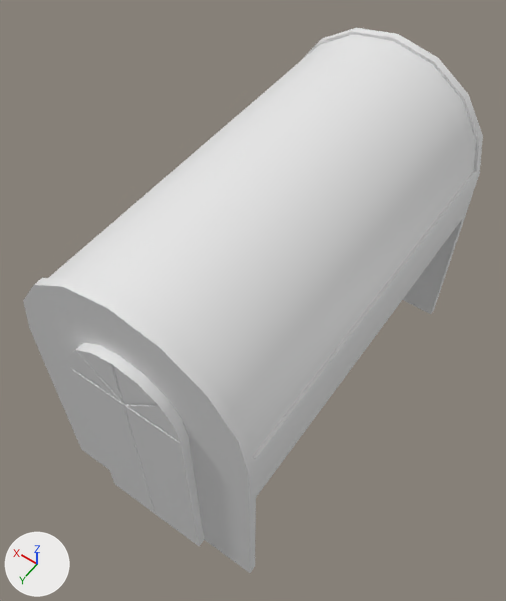
The FBX model Assets/_THALASSO/Art/Meshes/Environment/Props/SM_RaisedPatch.fbx: old version first, new version second.
The view is the same before and after, from a camera (50 mm lens) standing at (-0.844, 1.305, 2.485) and looking at (0.03, 0.081, 0.562). The lights are fixed; the arrows at lower left show +X, +Y and +Z. Where no turn or scale is listed for an object, it has been applied to the vertices.

The scene before the commit, as lines of its bpy script (objects in view):
```python
me_mesh = bpy.data.meshes.new('Mesh')
me_mesh.from_pydata(...)  # 294 vertices, 280 faces; spans x -0.4..0.4, y -0.73..0.73, z 0.0..1.2
me_mesh_001 = bpy.data.meshes.new('Mesh.001')
me_mesh_001.from_pydata(...)  # 18 vertices, 8 faces; spans x -0.384..0.384, y -0.67..0.67, z 0.827..1.19
ob_raisedpatch_frame = bpy.data.objects.new('RaisedPatch_Frame', me_mesh)
ob_raisedpatch_frame.location = (0.0, 0.0, 0.0)
ob_raisedpatch_glass = bpy.data.objects.new('RaisedPatch_Glass', me_mesh_001)
ob_raisedpatch_glass.location = (0.0, 0.0, 0.0)
```
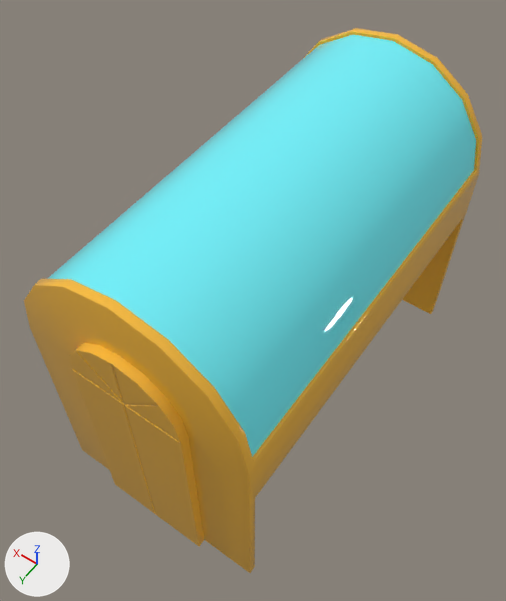
What changed in the scene script:
```text
Add mat_m_medium:
    mat_m_medium = principled_material('M_Medium')
    mat_m_medium.base_color = (0.951, 0.503, 0.0424)  # orange #f9bc3a
    mat_m_medium.roughness = 0.0
Add mat_m_glass:
    mat_m_glass = principled_material('M_Glass')
    mat_m_glass.base_color = (0.165, 0.896, 0.972)  # cyan #71f3fc
    mat_m_glass.roughness = 0.0
Change me_mesh:
    used by ob_raisedpatch_frame; location = (0.0, 0.0, 0.0)
    remove me_mesh.from_pydata(...)  # 294 vertices, 280 faces; spans x -0.4..0.4, y -0.73..0.73, z 0.0..1.2
    add me_mesh.from_pydata(...)  # 532 vertices, 504 faces; spans x -0.4..0.4, y -0.73..0.73, z 0.0..1.2
    me_mesh part 1: a new loose piece of 344 vertices spanning x -0.4..0.4, y -0.7..0.7, z 0.0..1.2, in mat_m_medium (orange #f9bc3a)
    me_mesh part 2
    150 vertices are removed from x -0.4..0.4, y -0.73..0.73, z 0.0..1.2
    228 faces are deleted
    8 vertices move from x -0.37..0.37, y -0.7..0.7, z 0.953..1.17 to x -0.185..0.185, y -0.729..0.729, z 0.877..0.985
    30 vertices are added at x -0.199..0.199, y -0.73..0.73, z 0.0..0.999
    7 new vertices lie (0.0, 0.029, 0.0) away from vertices in x -0.2..0.2, y 0.7, z 0.0..1.0
    7 new vertices lie (0.0, -0.029, 0.0) away from vertices in x -0.2..0.2, y -0.7, z 0.0..1.0
    116 new faces join them
    me_mesh part 3: 52 faces spanning x -0.198..0.198, y -0.73..0.73, z 0.0..0.998 switch from no material to mat_m_medium (orange #f9bc3a)
Change me_mesh_001:
    where me_mesh_001.from_pydata(...)  # 18 vertices, 8 faces; spans x -0.384..0.384, y -0.67..0.67, z 0.827..1.19
    add me_mesh_001.materials.append(mat_m_glass)  # cyan #71f3fc
```

Location of each change, [x1, y1, x2, y2] in pixels of the pictures (506 x 601 px):
'RaisedPatch_Glass', recoloured (white to cyan): [47, 35, 476, 457] in both
'RaisedPatch_Frame', reshaped: before [23, 28, 483, 573]; after [24, 28, 482, 573]
part 1 of me_mesh, added: after [24, 28, 482, 573]
part 2 of me_mesh, cut back: before [23, 28, 483, 573]; after [69, 343, 204, 546]
part 3 of me_mesh, recoloured: [71, 352, 179, 515] in both
